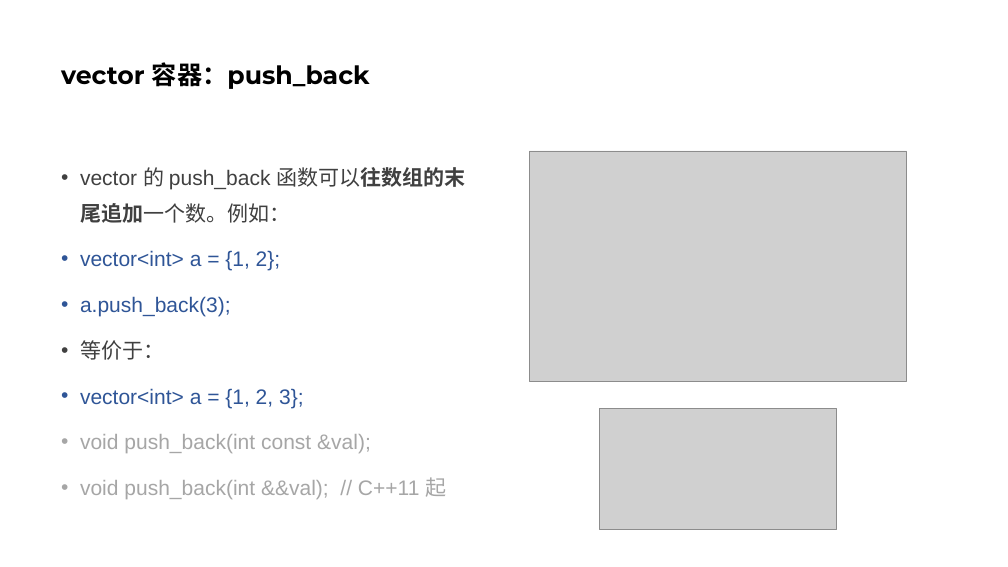
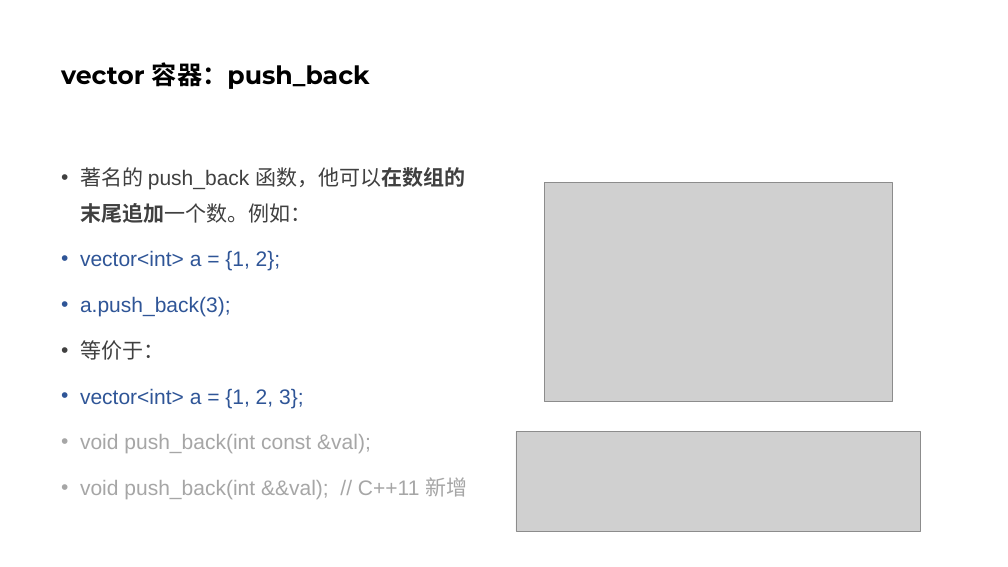
Before and after one commit to parallel101/course, a slide deck: slide 33 of 13/slides.pptx (slide 31 before the commit). Drawn at 1008x567 pixels with LibreOffice and Linux fonts; fonts in the diff are those of the drawing; grey boxes stand for pictures. Boxes give left, top, right and bottom in pixels: in the first picture for what was removed or moved away, otherwise in the second. Text is boxed around its words. In the diff, an @@ line names an element or a change of style, - is before the commit and + after.

```diff
--- a/13/slides.pptx
+++ b/13/slides.pptx
@@ text at (80,167,465,223): text changed @@
-• vector 的 push_back 函数可以往数组的末尾追加一个数。例如：
+• 著名的 push_back 函数，他可以在数组的末尾追加一个数。例如：
@@ picture: place and size @@
-picture at (529,151,907,382)
+picture at (544,182,892,402)
@@ picture: place and size @@
-picture at (600,408,837,530)
+picture at (516,432,920,532)
@@ text at (80,477,468,499): text changed @@
-• void push_back(int &&val); // C++11 起
+• void push_back(int &&val); // C++11 新增
```
Also in this commit, not shown: 2 other slides changed, 16 slides added, 11 other files.
